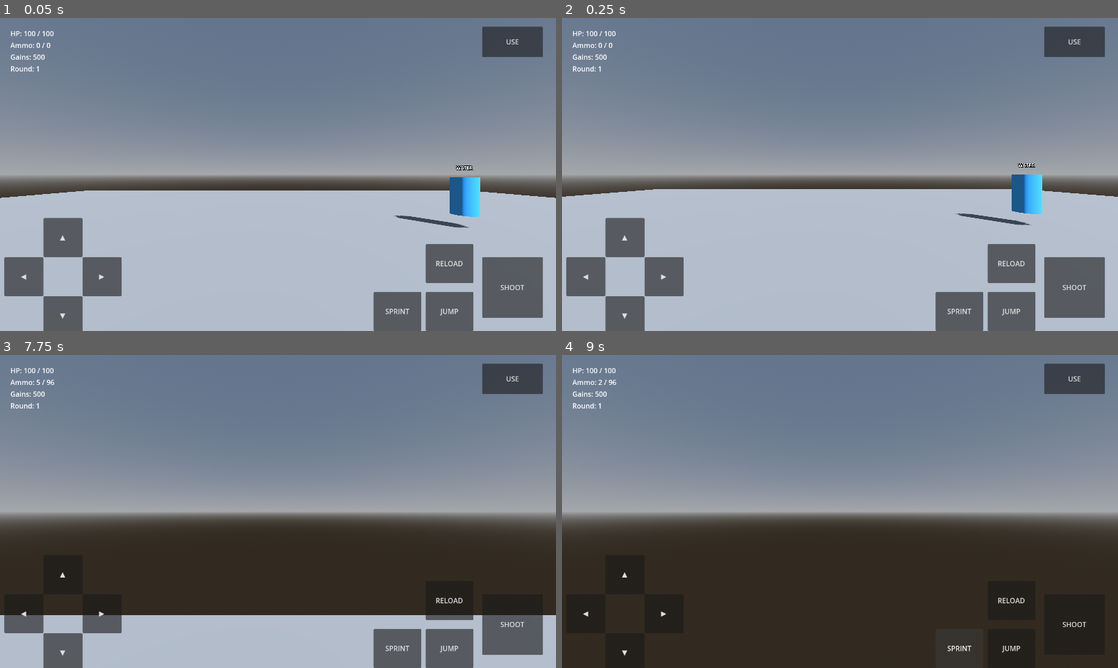
Above: before the commit, frames 1-4 (two rows, left to right).
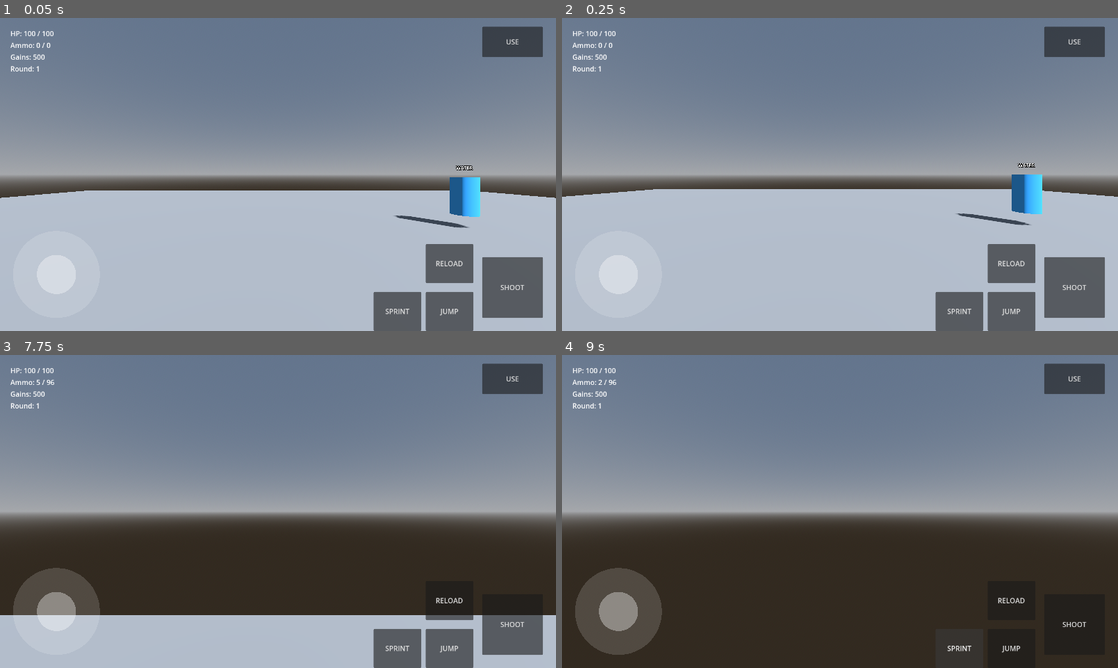
Above: after the commit, the same moments.

Repository: nateomach1-debug/jacked-undead
Game: Godot game, scene res://scenes/main/main.tscn
The game is run twice, just before and just after one commit, with the same random seed, the same clock (stepped at 60 frames per second) and the same inputs.
Inputs (mouse positions are in pixels of both pictures, inside the frame that each line leads up to):
- Up to frame 1 (0.05 s): no input
- Up to frame 2 (0.25 s): no input
- Up to frame 3 (7.75 s): click (61, 574) at 0.5 s, where only the run before the commit has a clickable "▲"; click (61, 652) at 1.25 s, where only the run before the commit has a clickable "▼"; click (22, 614) at 2 s, where only the run before the commit has a clickable "◀"; click (100, 614) at 2.75 s, where only the run before the commit has a clickable "▶"; click "SHOOT" at 3.5 s; click "JUMP" at 4.25 s; move the mouse to (305, 511) at 5.02 s; hold F (interact) 5.03-5.78 s; hold W (move_forward) from 5.03 s (still down); tap Space (jump) at 5.27, 6.02, 7.52 s; move the mouse to (250, 511) at 5.77 s; click (250, 511) at 5.85 s; move the mouse to (289, 505) at 6.52 s; hold Ctrl (sprint) 6.53-7.28 s; move the mouse to (272, 517) at 7.27 s; tap F (interact) at 7.35 s
- Up to frame 4 (9 s): move the mouse to (878, 514) at 8.02 s; press the mouse at (878, 514) at 8.03 s; tap Space (jump) at 8.27 s; release W (move_forward) at 8.75 s; release the mouse at (878, 514) at 8.75 s; click "SPRINT" at 8.75 s

The runs differ from the first frame. In frame 1, 4.0% of the frame differs, in the area x 0-22%, y 63-100%; in frame 2, 4.0%; in frame 3, 3.7%; in frame 4, 3.4%.
Error before the commit: Invalid access to property or key 'value' on a base object of type 'null instance'. (res://scripts/ui/touch_controls.gd:26)
Error after the commit: Invalid assignment of property or key 'touch_move_vector' with value of type 'Vector2' on a base object of type 'CharacterBody3D (player_controller.gd)'. (res:…

Commit message:
Add joystick support and remove DPad buttons
Updated touch_controls scene to include joystick support and removed DPad buttons.

Diff:
--- a/scenes/main/touch_controls.tscn
+++ b/scenes/main/touch_controls.tscn
@@ -1,7 +1,8 @@
-[gd_scene load_steps=3 format=3]
+[gd_scene load_steps=4 format=3]
 
 [ext_resource type="Script" path="res://scripts/ui/touch_controls.gd" id="1"]
 [ext_resource type="Script" path="res://scripts/ui/look_area.gd" id="2"]
+[ext_resource type="Script" path="res://scripts/ui/touch_joystick.gd" id="3"]
 
 [node name="TouchControls" type="CanvasLayer"]
 script = ExtResource("1")
@@ -11,49 +12,14 @@
 anchor_bottom = 1.0
 script = ExtResource("2")
 
-[node name="DPad" type="Control" parent="."]
+[node name="Joystick" type="Control" parent="."]
 anchor_top = 1.0
 anchor_bottom = 1.0
-
-[node name="Up" type="Button" parent="DPad"]
-anchor_top = 1.0
-anchor_bottom = 1.0
-offset_left = 100.0
-offset_top = -260.0
-offset_right = 190.0
-offset_bottom = -170.0
-focus_mode = 0
-text = "▲"
-
-[node name="Down" type="Button" parent="DPad"]
-anchor_top = 1.0
-anchor_bottom = 1.0
-offset_left = 100.0
-offset_top = -80.0
-offset_right = 190.0
-offset_bottom = 10.0
-focus_mode = 0
-text = "▼"
-
-[node name="Left" type="Button" parent="DPad"]
-anchor_top = 1.0
-anchor_bottom = 1.0
-offset_left = 10.0
-offset_top = -170.0
-offset_right = 100.0
-offset_bottom = -80.0
-focus_mode = 0
-text = "◀"
-
-[node name="Right" type="Button" parent="DPad"]
-anchor_top = 1.0
-anchor_bottom = 1.0
-offset_left = 190.0
-offset_top = -170.0
-offset_right = 280.0
-offset_bottom = -80.0
-focus_mode = 0
-text = "▶"
+offset_left = 20.0
+offset_top = -240.0
+offset_right = 240.0
+offset_bottom = -20.0
+script = ExtResource("3")
 
 [node name="Actions" type="Control" parent="."]
 anchor_left = 1.0
